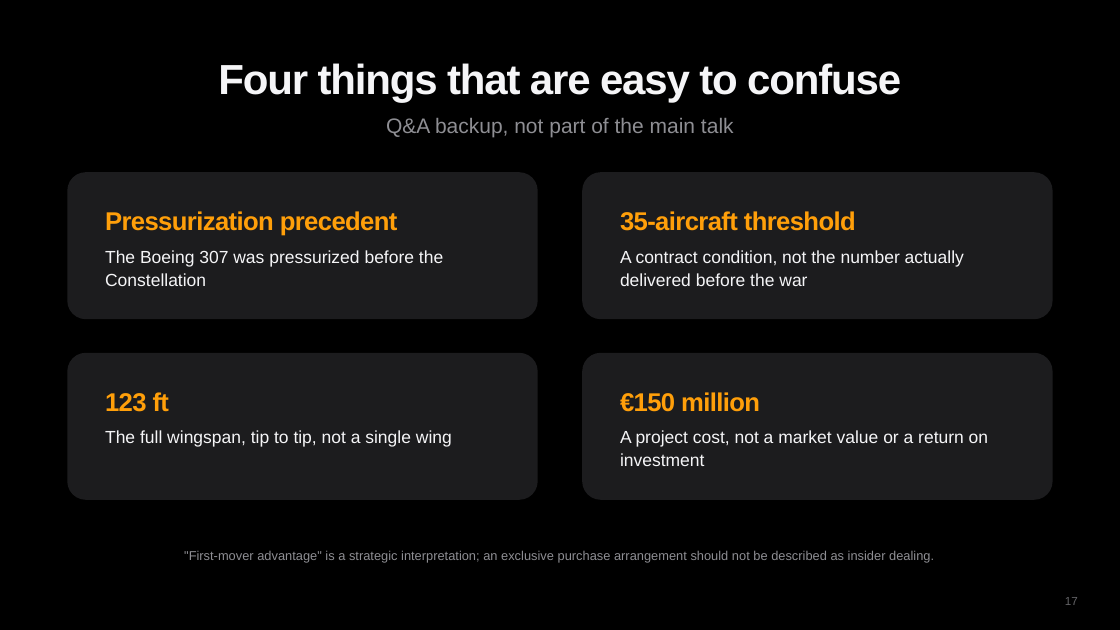
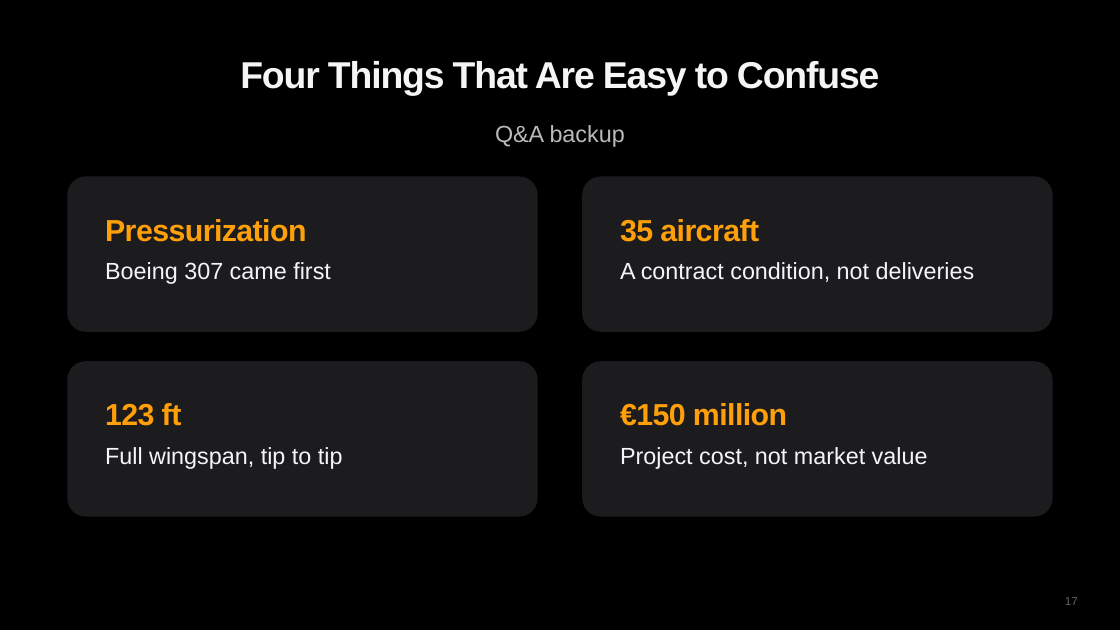
Before and after one commit to diuneilomochaufahai/claude, a slide deck: slide 17 of Constellation_Visual_Pitch_EN.pptx. Drawn at 1120x630 pixels with LibreOffice and Linux fonts; fonts in the diff are those of the drawing. Boxes give left, top, right and bottom in pixels: in the first picture for what was removed or moved away, otherwise in the second. Text is boxed around its words. In the diff, an @@ line names an element or a change of style, - is before the commit and + after.

```diff
--- a/Constellation_Visual_Pitch_EN.pptx
+++ b/Constellation_Visual_Pitch_EN.pptx
@@ title at <box>240,61,880,95</box>: text changed; size 36 to 32 pt @@
-Four things that are easy to confuse
+Four Things That Are Easy to Confuse
@@ text at <box>495,125,625,147</box>: text changed; size 18 to 20 pt; text colour #8E8E93 to #B9B9BE @@
-Q&A backup, not part of the main talk
+Q&A backup
@@ rounded rectangle: place and size @@
-rounded rectangle at <box>67,172,538,319</box>
+rounded rectangle at <box>67,176,538,332</box>
@@ rounded rectangle: place and size @@
-rounded rectangle at <box>582,172,1053,319</box>
+rounded rectangle at <box>582,176,1053,332</box>
@@ text at <box>105,219,306,242</box>: text changed; size 22 to 26 pt @@
-Pressurization precedent
+Pressurization
@@ text at <box>620,219,759,242</box>: text changed; size 22 to 26 pt @@
-35-aircraft threshold
+35 aircraft
@@ text at <box>105,262,331,284</box>: text changed; size 15 to 20 pt @@
-The Boeing 307 was pressurized before the Constellation
+Boeing 307 came first
@@ text at <box>620,262,975,282</box>: text changed; size 15 to 20 pt @@
-A contract condition, not the number actually delivered before the war
+A contract condition, not deliveries
@@ rounded rectangle: place and size @@
-rounded rectangle at <box>67,353,538,500</box>
+rounded rectangle at <box>67,361,538,517</box>
@@ proportions changed in 4 elements at <box>67,176,538,332</box>, <box>582,176,1053,332</box>, <box>67,361,538,517</box>, <box>582,361,1053,517</box> @@
@@ rounded rectangle: place and size @@
-rounded rectangle at <box>582,353,1053,500</box>
+rounded rectangle at <box>582,361,1053,517</box>
@@ text "123 ft": place and size @@
-text "123 ft" at <box>105,392,169,412</box>
+text "123 ft" at <box>105,403,182,426</box>
@@ text "123 ft" at <box>105,403,182,426</box>: size 22 to 26 pt @@
@@ text "€150 million" at <box>620,403,787,426</box>: size 22 to 26 pt @@
@@ text "€150 million": place and size @@
-text "€150 million" at <box>620,392,760,412</box>
+text "€150 million" at <box>620,403,787,426</box>
@@ text at <box>105,447,343,469</box>: text changed; size 15 to 20 pt @@
-The full wingspan, tip to tip, not a single wing
+Full wingspan, tip to tip
@@ text at <box>620,447,928,469</box>: text changed; size 15 to 20 pt @@
-A project cost, not a market value or a return on investment
+Project cost, not market value
@@ text removed at <box>184,550,934,563</box> @@
-"First-mover advantage" is a strategic interpretation; an exclusive purchase arrangement should not be described as insider dealing.
```
Also in this commit, not shown: 17 other slides changed, 1 other file.
